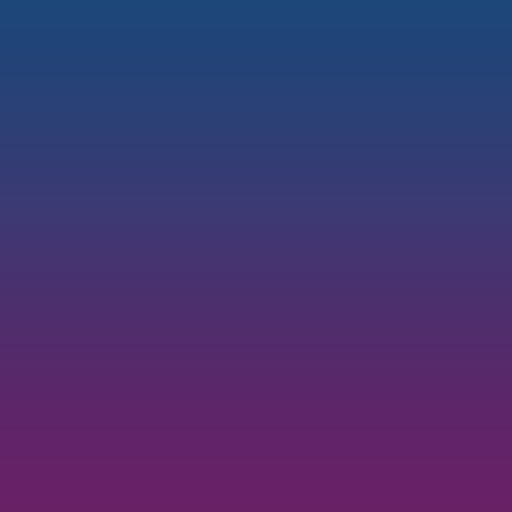
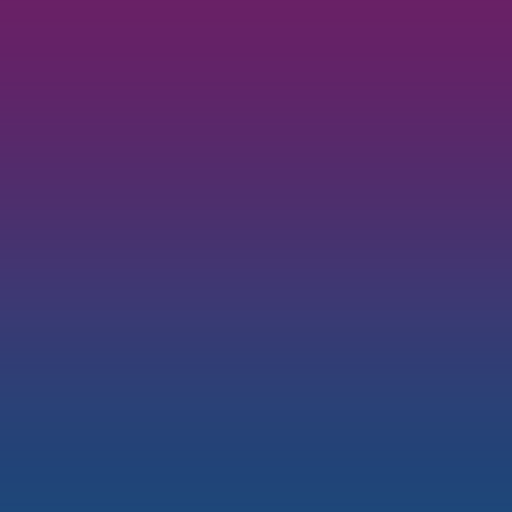
Before/after of a 512 × 512 layered artwork. What changed in the layer stack:
painted on "Layer 0 copy" over [0, 0, 512, 512]
